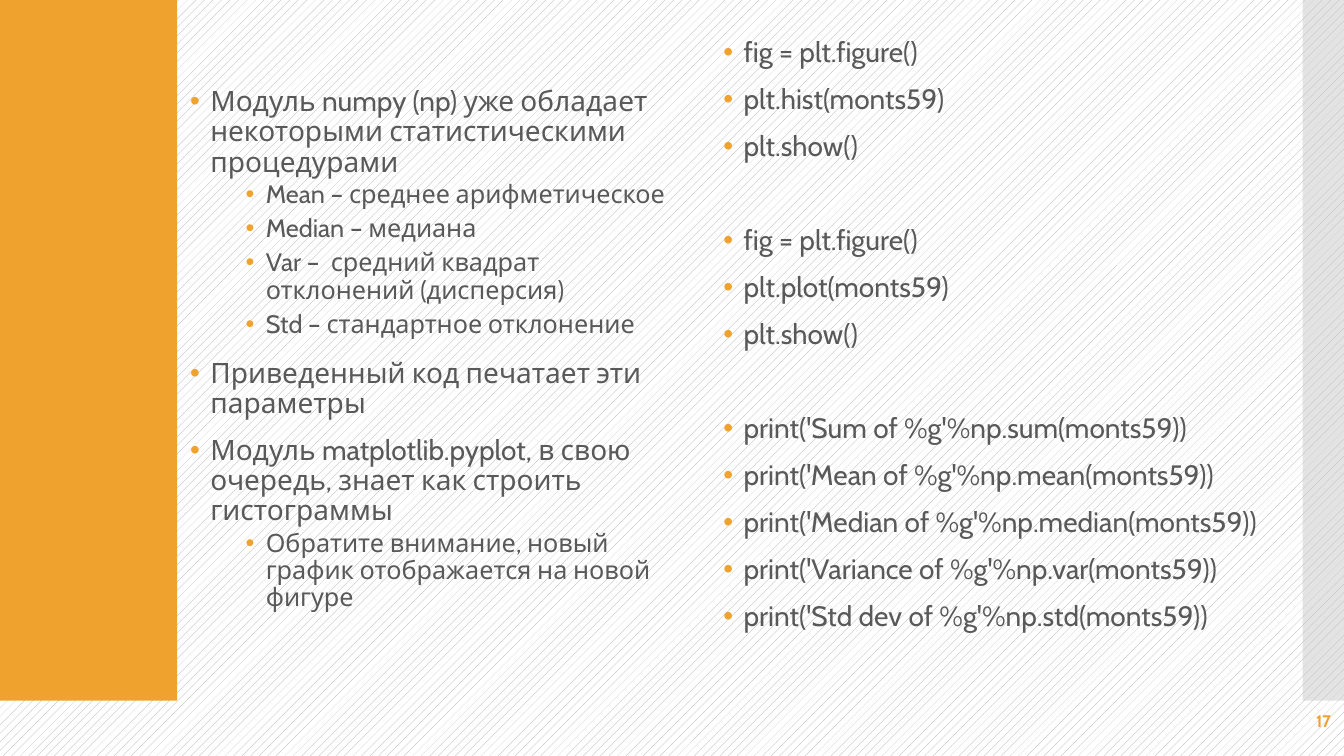
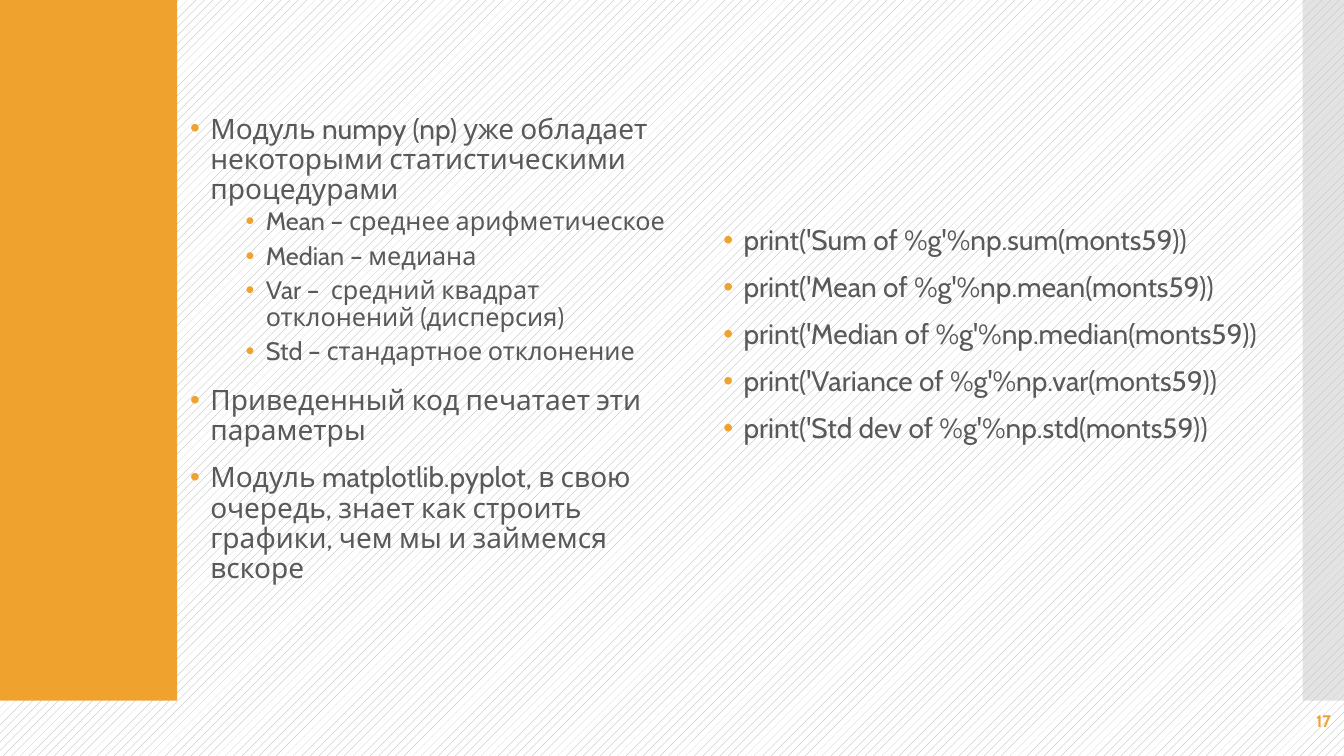
Before and after one commit to Alex-Samarkin/untitled13, a slide deck: slide 17 of 02 NUMPY 2.pptx. Drawn at 1344x756 pixels with LibreOffice and Linux fonts; fonts in the diff are those of the drawing. Boxes give left, top, right and bottom in pixels: in the first picture for what was removed or moved away, otherwise in the second. Text is boxed around its words. In the diff, an @@ line names an element or a change of style, - is before the commit and + after.

```diff
--- a/02 NUMPY 2.pptx
+++ b/02 NUMPY 2.pptx
@@ text at box(744, 38, 949, 351): paragraphs removed @@
-• fig = plt.figure()
-• plt.hist(monts59)
-• plt.show()
-• fig = plt.figure()
-• plt.plot(monts59)
-• plt.show()
@@ text at box(210, 461, 631, 586): text changed @@
-• Модуль matplotlib.pyplot, в свою очередь, знает как строить гистограммы
-  • Обратите внимание, новый график отображается на новой фигуре
+• Модуль matplotlib.pyplot, в свою очередь, знает как строить графики, чем мы и займемся вскоре
```
Also in this commit, not shown: 5 other slides changed, 9 slides added, 1 slide removed, 1 other file.
